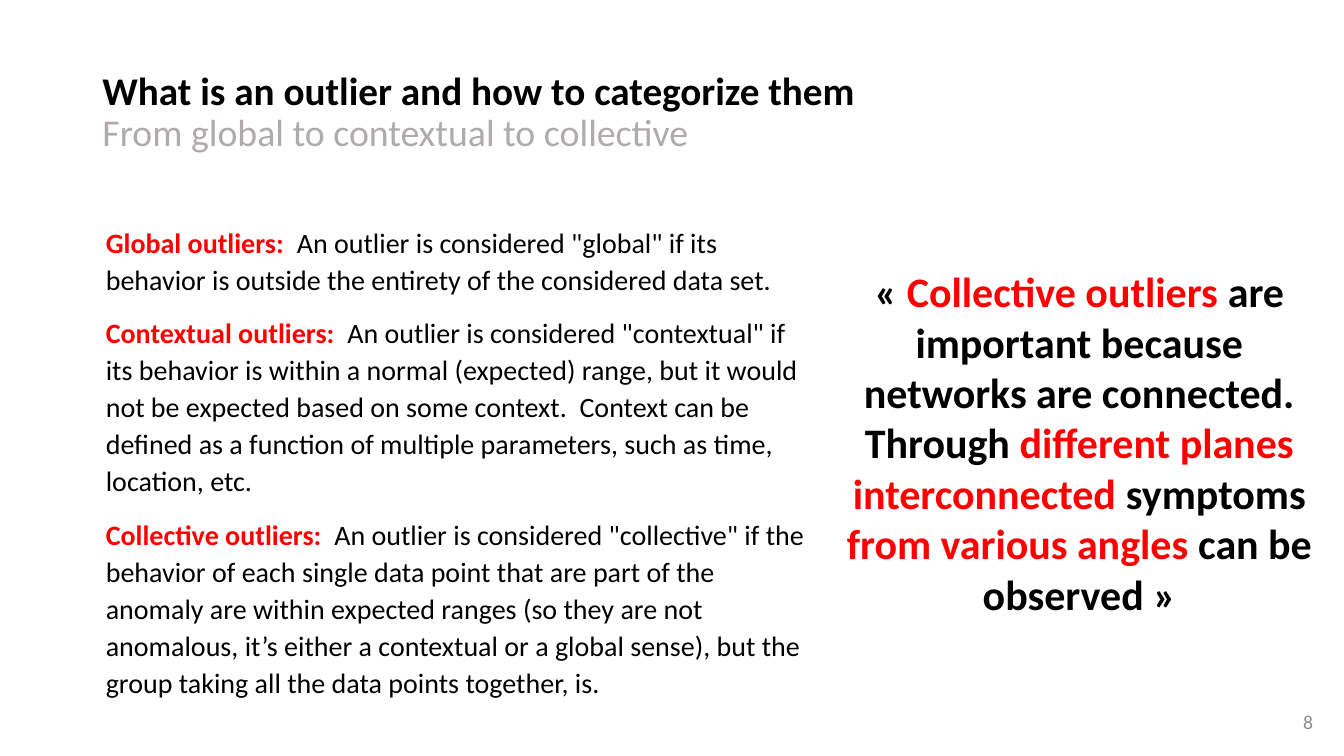
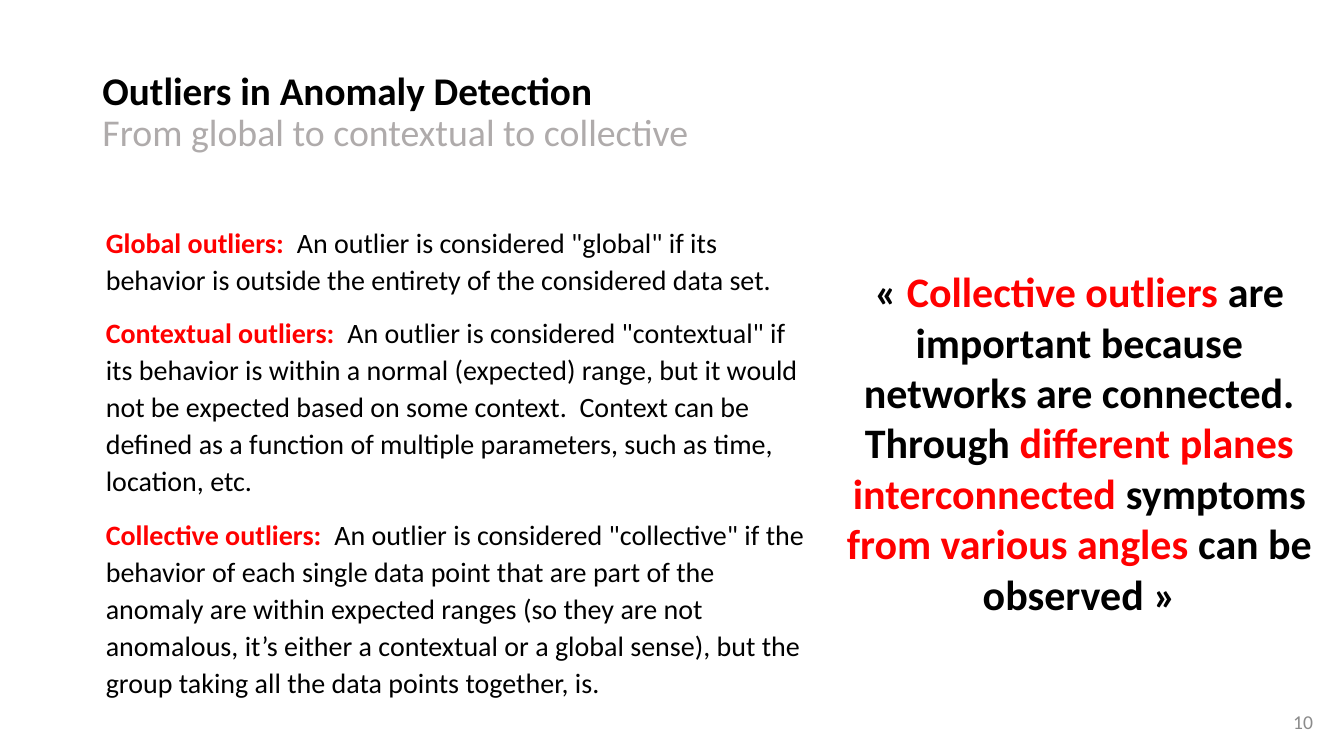
Before and after one commit to network-analytics/ietf-network-analytics-document-status, a slide deck: slide 10 of 118/IEPG/draft-netana-iepg-nmrg-network-anomaly-semantics-01.pptx (slide 8 before the commit). Drawn at 1344x756 pixels with LibreOffice and Linux fonts; fonts in the diff are those of the drawing. Boxes give left, top, right and bottom in pixels: in the first picture for what was removed or moved away, otherwise in the second. Text is boxed around its words. In the diff, an @@ line names an element or a change of style, - is before the commit and + after.

```diff
--- a/118/IEPG/draft-netana-iepg-nmrg-network-anomaly-semantics-01.pptx
+++ b/118/IEPG/draft-netana-iepg-nmrg-network-anomaly-semantics-01.pptx
@@ title at bbox=[102, 77, 688, 153]: text changed; size 28 to 27 pt; text colour #000000 to #AFABAB; bold off @@
-What is an outlier and how to categorize them
-From global to contextual to collective
+Outliers in Anomaly Detection
+From global to contextual to collective
@@ page number at bbox=[1293, 716, 1313, 729]: text changed @@
-8
+10
```
Also in this commit, not shown: 6 other slides changed, 3 other files.
